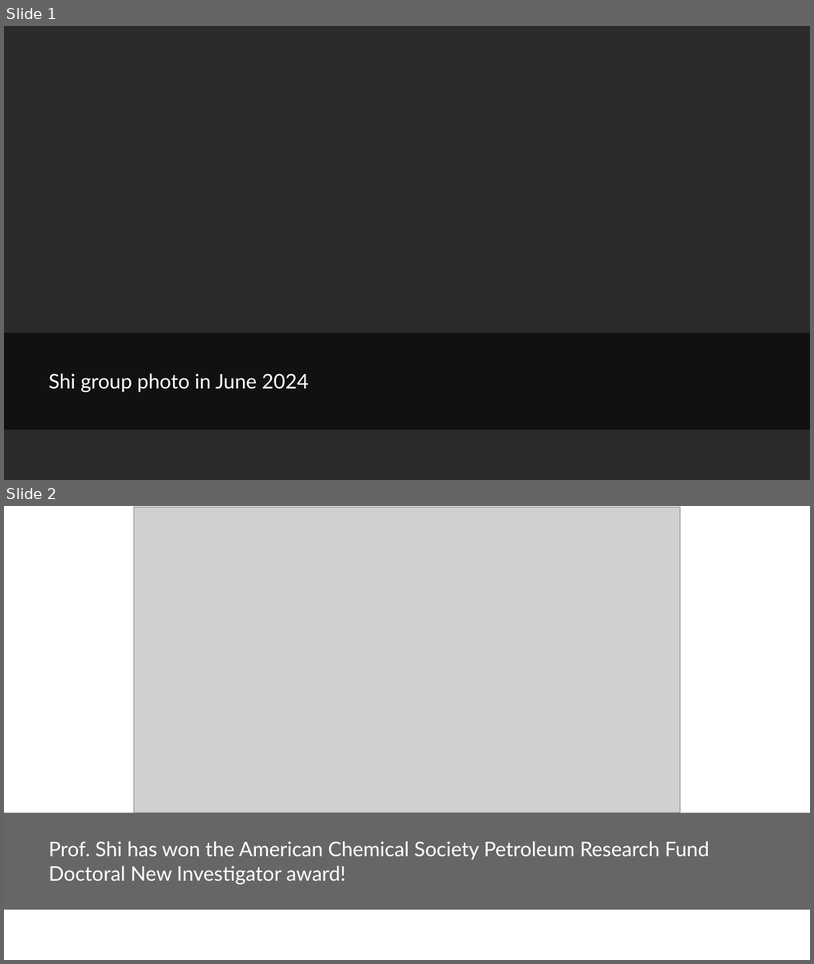
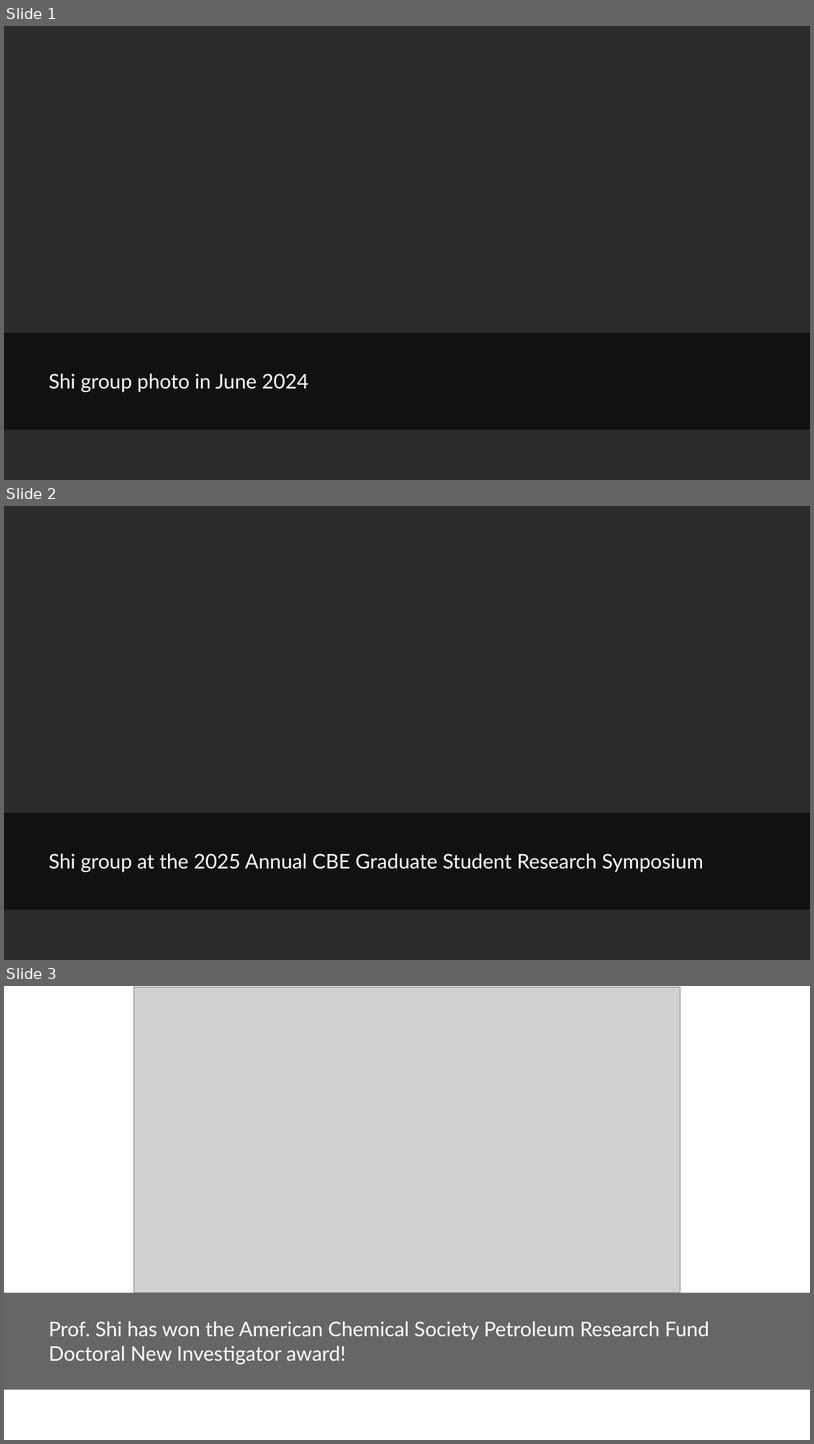
Before and after one commit to ShiResearchGroup/shiresearchgroup.github.io, a slide deck: assets/img/image_slider/images.pptx. Shown one above the other, each under a label of ours: slides 1 and 2 before the commit, slides 1, 2 and 3 after it. The pictures are 814x964 and 814x1444 pixels, drawn with LibreOffice and Linux fonts; fonts in the diff are those of the drawing; grey boxes stand for pictures; background and template pictures are left out; a plain dark background stands for a picture behind light text. Boxes give left, top, right and bottom in pixels: in the first picture for what was removed or moved away, otherwise in the second. Text is boxed around its words. In the diff, an @@ line names an element or a change of style, - is before the commit and + after.

Commit message:
update group photo

```diff
--- a/assets/img/image_slider/images.pptx
+++ b/assets/img/image_slider/images.pptx
@@ slide 2 added at box(4, 506, 810, 960), background picture (left out) @@
@@ rectangle added at box(4, 813, 810, 909), fill #000000 at 60% opacity @@
@@ text added at box(49, 853, 704, 872), 24 pt, text #FFFFFF @@
+Shi group at the 2025 Annual CBE Graduate Student Research Symposium
@@ what was slide 2 is now slide 3 @@
```
Also in this commit, not shown: 2 other files.
